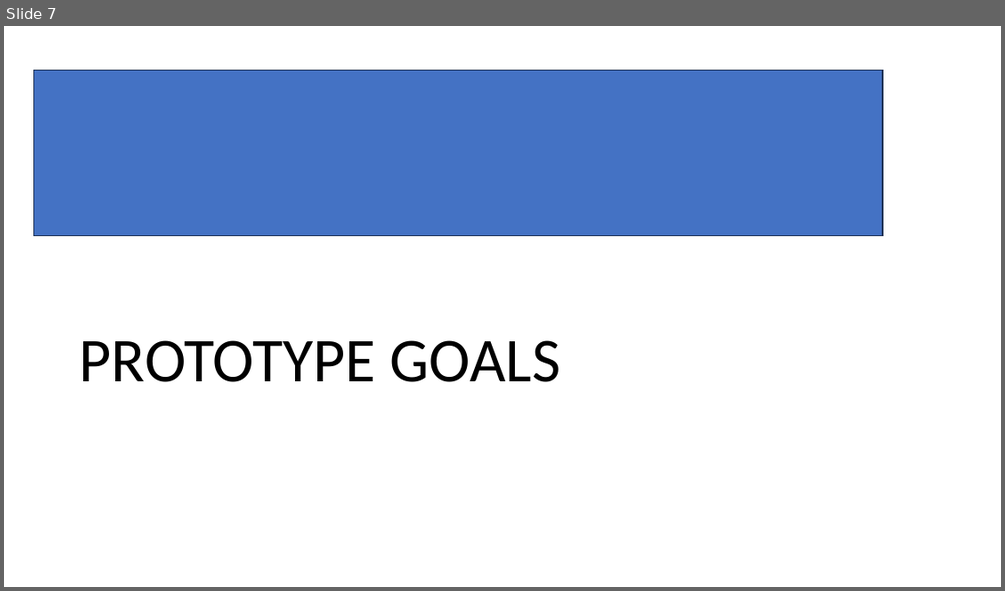
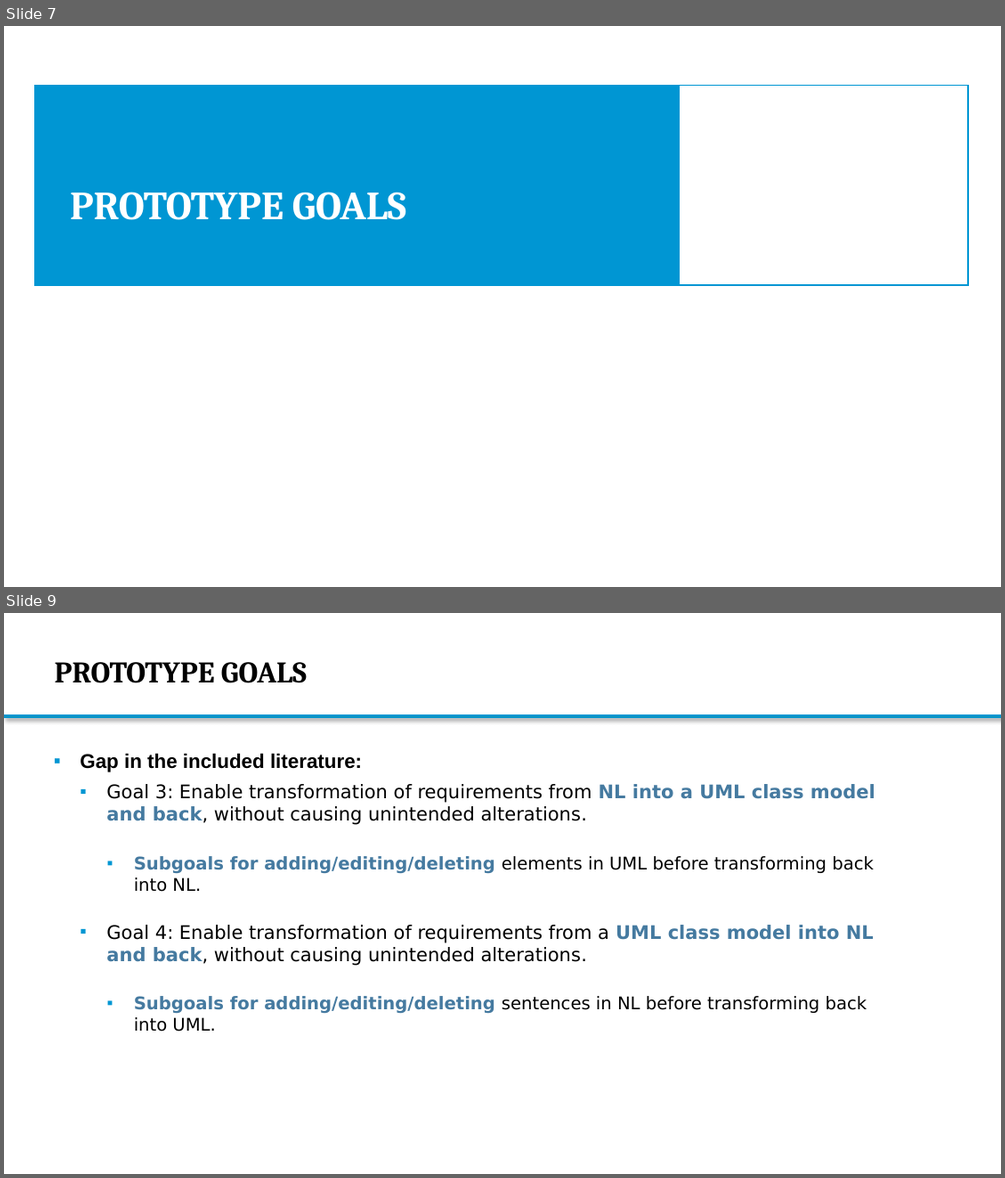
Before and after one commit to Bimi1804/BiT-ReNU, a slide deck: MasterThesis_Presentation2_MarkusBimassl.pptx. Shown one above the other, each under a label of ours: slide 7 before the commit, slides 7 and 9 after it; the slides between them are not shown. The pictures are 1005x591 and 1005x1178 pixels, drawn with LibreOffice and Linux fonts; fonts in the diff are those of the drawing; background and template pictures are left out. Boxes give left, top, right and bottom in pixels: in the first picture for what was removed or moved away, otherwise in the second. Text is boxed around its words. In the diff, an @@ line names an element or a change of style, - is before the commit and + after.

```diff
--- a/MasterThesis_Presentation2_MarkusBimassl.pptx
+++ b/MasterThesis_Presentation2_MarkusBimassl.pptx
@@ slide 9 added at (4,613,1001,1174), background #FFFFFF @@
@@ title added at (55,662,307,683), 28.8 pt, text #000000, bold @@
+PROTOTYPE GOALS
@@ rectangle added at (4,715,1001,718), fill #0C94B7, outline #0096D3 1 pt @@
@@ text added at (80,753,875,1031), 18 pt, text #000000 @@
+▪ Gap in the included literature:
+  ▪ Goal 3: Enable transformation of requirements from NL into a UML class model and back, without causing unintended alterations.
+    ▪ Subgoals for adding/editing/deleting elements in UML before transforming back into NL.
+  ▪ Goal 4: Enable transformation of requirements from a UML class model into NL and back, without causing unintended alterations.
+    ▪ Subgoals for adding/editing/deleting sentences in NL before transforming back into UML.
@@ slide 7 changed as well @@
@@ rectangle removed at (33,70,882,235) @@
@@ rectangle added at (35,85,680,285), fill #0096D3, outline #0096D3 1.5 pt @@
@@ rectangle added at (680,85,968,285), fill #FFFFFF, outline #0096D3 1.5 pt @@
@@ title "PROTOTYPE GOALS": place and size @@
-title "PROTOTYPE GOALS" at (80,340,561,382)
+title "PROTOTYPE GOALS" at (70,192,406,220)
@@ title "PROTOTYPE GOALS" at (70,192,406,220): size 60 to 38.4 pt, font Calibri to Cambria, text colour #000000 to #FFFFFF, bold on; line spacing 0.9 to 1; vertical alignment bottom to middle @@
```
Also in this commit, not shown: 42 other slides changed, 4 other slides added.
